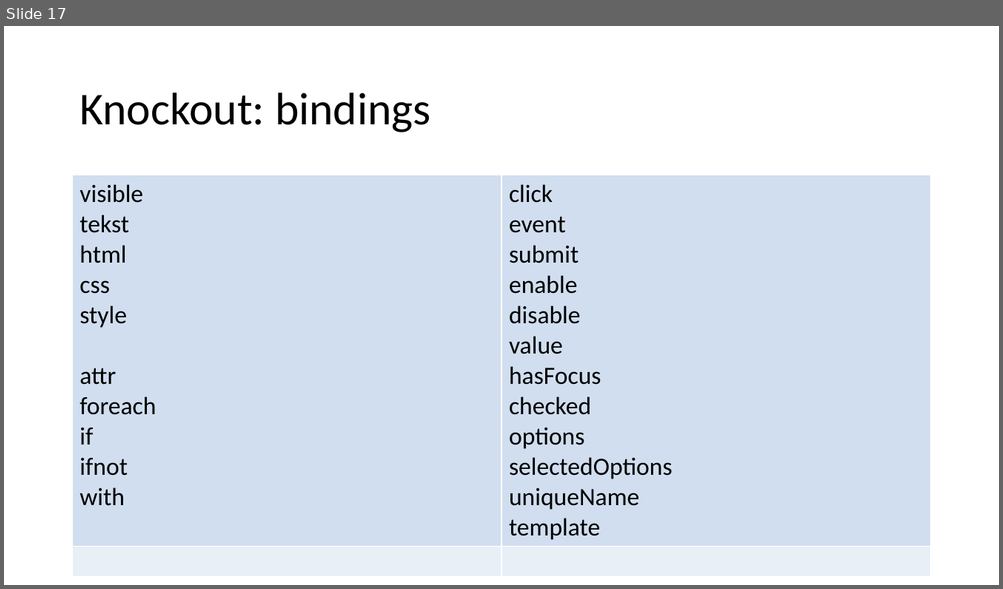
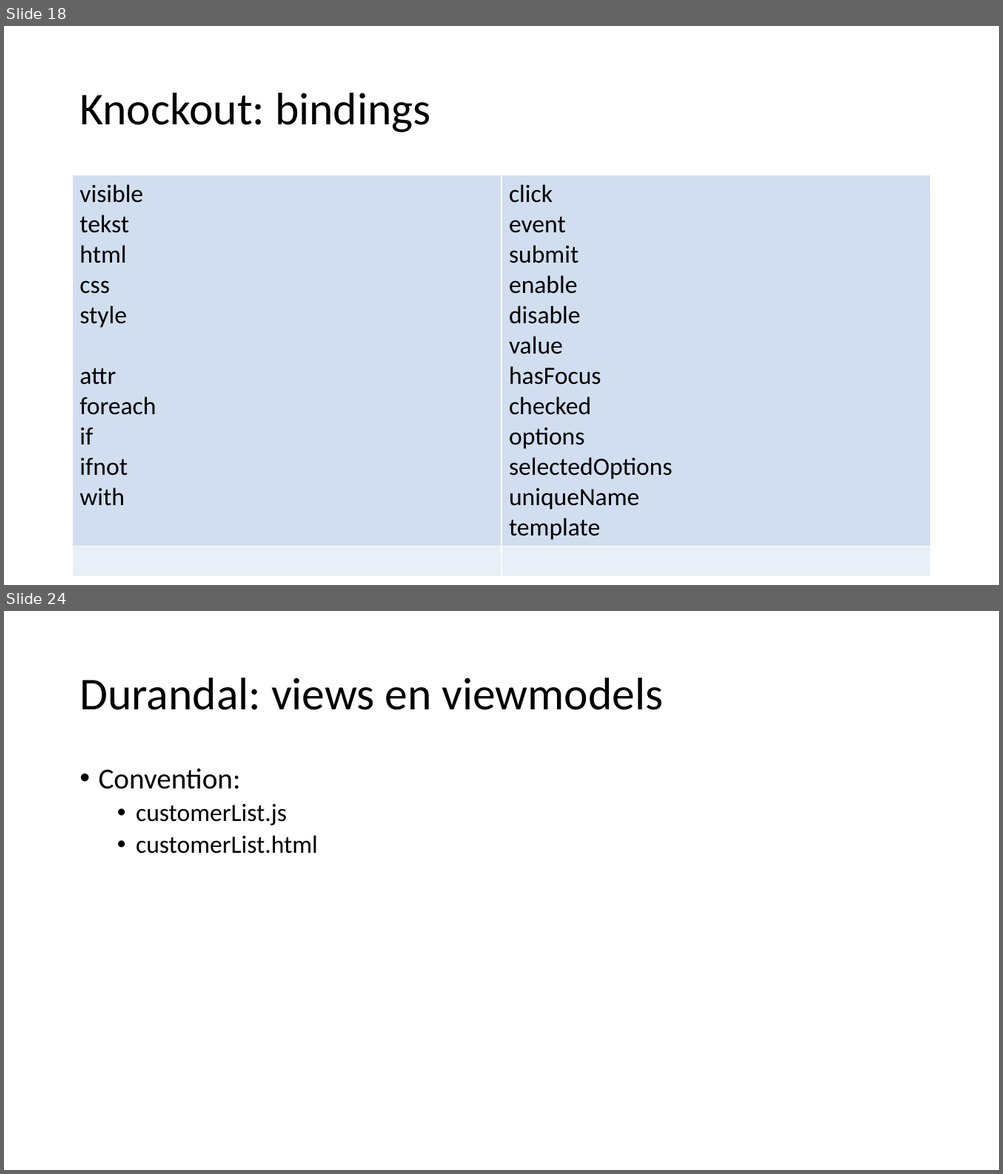
Before and after one commit to petermorlion/DurandalDemo, a slide deck: Durandal T4T.pptx. Shown one above the other, each under a label of ours: slide 17 before the commit, slides 18 and 24 after it; the slides between them are not shown. The pictures are 1003x589 and 1003x1174 pixels, drawn with LibreOffice and Linux fonts; fonts in the diff are those of the drawing. Boxes give left, top, right and bottom in pixels: in the first picture for what was removed or moved away, otherwise in the second. Text is boxed around its words. In the diff, an @@ line names an element or a change of style, - is before the commit and + after.

Commit message:
Finished KO slides, moved on to Durandal slides

```diff
--- a/Durandal T4T.pptx
+++ b/Durandal T4T.pptx
@@ slide 24 added at (4, 611, 999, 1170), background #FFFFFF @@
@@ title added at (79, 678, 663, 710), 44 pt, text #000000 @@
+Durandal: views en viewmodels
@@ text added at (99, 769, 318, 854), 24 pt, text #000000 @@
+• Convention:
+  • customerList.js
+  • customerList.html
@@ what was slide 17 is now slide 18 @@
```
Also in this commit, not shown: 1 slide changed, 6 other slides added.
